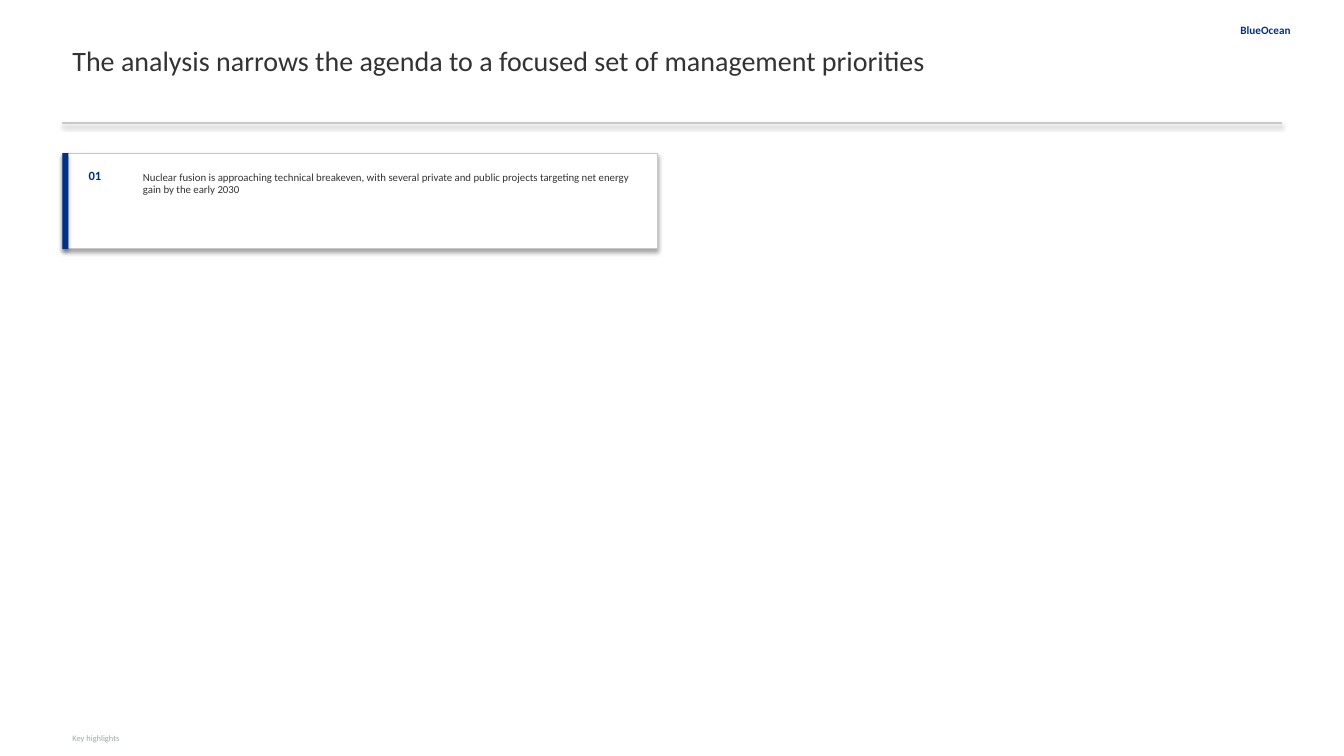
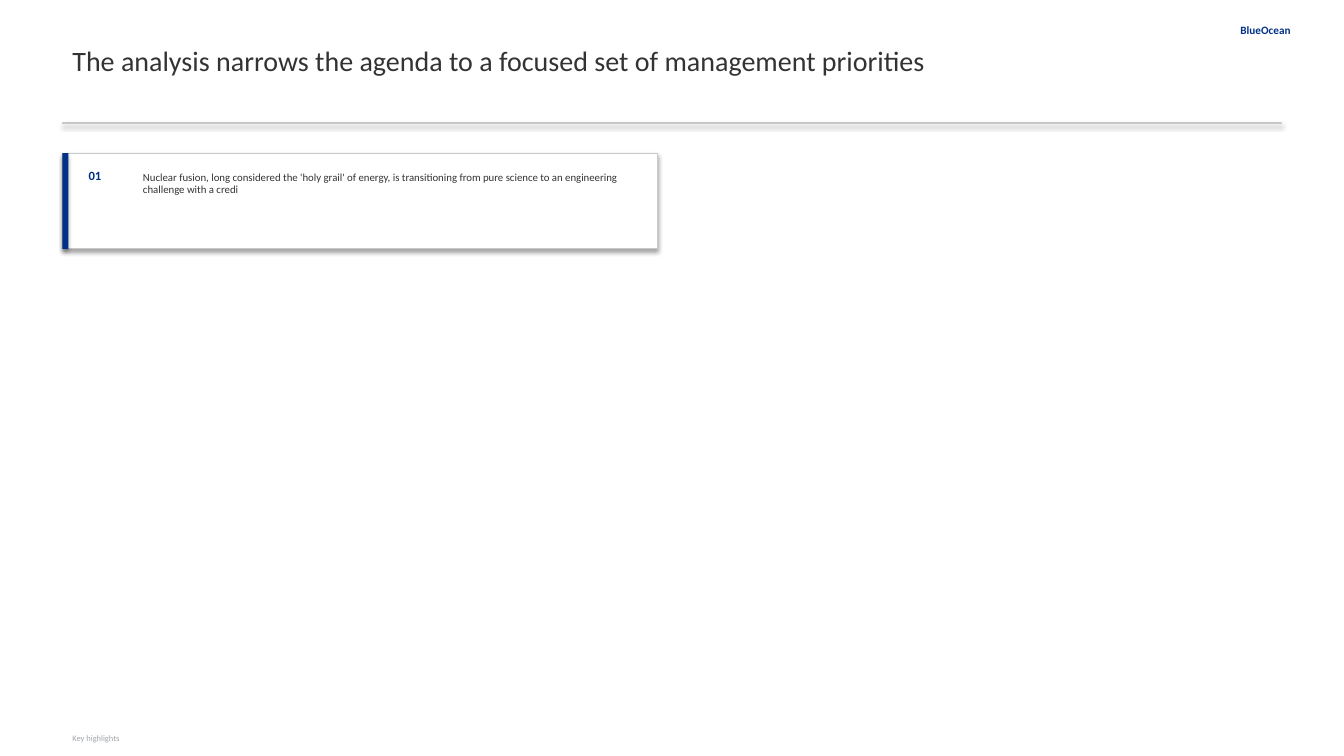
Before and after one commit to yt-feng/gen_rpt, a slide deck: slide 3 of reports/2026-05-14-nuclear-fusion-commercialization-outlook-and-strategic-impli/report.pptx. Drawn at 1344x756 pixels with LibreOffice and Linux fonts; fonts in the diff are those of the drawing. Boxes give left, top, right and bottom in pixels: in the first picture for what was removed or moved away, otherwise in the second. Text is boxed around its words. In the diff, an @@ line names an element or a change of style, - is before the commit and + after.

```diff
--- a/reports/2026-05-14-nuclear-fusion-commercialization-outlook-and-strategic-impli/report.pptx
+++ b/reports/2026-05-14-nuclear-fusion-commercialization-outlook-and-strategic-impli/report.pptx
@@ text at (143, 173, 617, 195): text changed @@
-Nuclear fusion is approaching technical breakeven, with several private and public projects targeting net energy gain by the early 2030
+Nuclear fusion, long considered the 'holy grail' of energy, is transitioning from pure science to an engineering challenge with a credi
```
Also in this commit, not shown: 7 other slides changed, 6 slides added, 4 slides removed, 50 other files.
